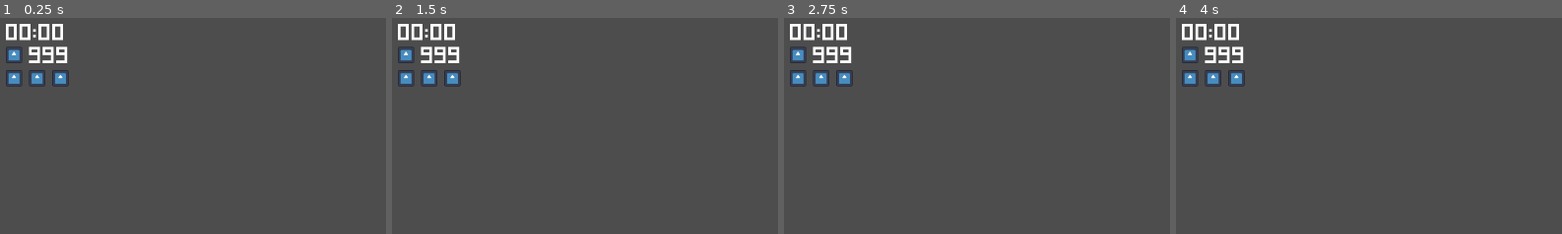
Above: before the commit, frames 1-4 (left to right).
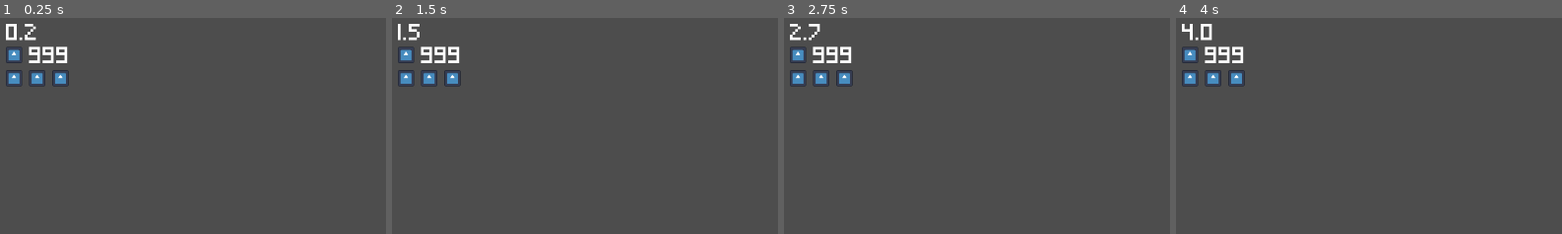
Above: after the commit, the same moments.

Repository: alifeee/loop
Game: Godot game, scene res://scenes/game_ui.tscn
Same seed, same stepped clock (60 frames per second), same inputs: the game is played once before the commit and once after it. This scene is started directly instead of the project's main scene. The engine's default icon, where the game draws it, is replaced by a stand-in: a white triangle on a blue panel in a dark square.
Inputs (mouse positions are % of the whole screen's width and height, from its top left):
- Up to frame 1 (0.25 s): no input
- Up to frame 2 (1.5 s): click "Upgrades (s)" at 0.5 s; click "Upgrades (s)" at 1.25 s
- Up to frame 3 (2.75 s): click "Upgrades (s)" at 2 s
- Up to frame 4 (4 s): tap Enter at 2.75 s; move the mouse to (72, 44) at 2.77 s; press the mouse at (72, 44) at 2.78 s; move the mouse to (30, 54) at 3.52 s; release the mouse at (30, 54) at 3.53 s; click (30, 54) at 3.6 s
The pictures show only the part of the screen within x 0-50%, y 0-50%; the shares and areas given below are measured in that part.

The runs differ from the first frame. In frame 1, 0.5% of the frame differs, in the area x 4-17%, y 2-11%; in frame 2, 0.6%; in frame 3, 0.6%; in frame 4, 0.7%, in the area x 1-17%, y 2-11%.
Error after the commit: Invalid assignment of property or key 'visible' with value of type 'bool' on a base object of type 'null instance'. (res://scripts/game_ui.gd:8)

Commit message:
feat: game ui script

Diff:
--- a/scenes/game_ui.tscn
+++ b/scenes/game_ui.tscn
@@ -1,6 +1,7 @@
-[gd_scene load_steps=4 format=3 uid="uid://bvthrn5164h04"]
+[gd_scene load_steps=5 format=3 uid="uid://by8cyvtvv8mie"]
 
 [ext_resource type="Texture2D" uid="uid://du56rrl4erik5" path="res://assets/Temp/Frame 27.png" id="1_u001w"]
+[ext_resource type="Script" uid="uid://ddjeaykm8tiuf" path="res://scripts/game_ui.gd" id="1_u2dgd"]
 [ext_resource type="FontFile" uid="uid://x8elntfmqlmu" path="res://assets/font/Pixeled.ttf" id="2_u2dgd"]
 [ext_resource type="Texture2D" uid="uid://wajv0p62nlg7" path="res://icon.svg" id="3_bt76a"]
 
@@ -11,6 +12,7 @@
 anchor_bottom = 1.0
 grow_horizontal = 2
 grow_vertical = 2
+script = ExtResource("1_u2dgd")
 
 [node name="Reference Image" type="TextureRect" parent="."]
 visible = false
@@ -24,7 +26,7 @@
 texture = ExtResource("1_u001w")
 expand_mode = 1
 
-[node name="Top Left UI" type="Panel" parent="."]
+[node name="TopLeftUI" type="Panel" parent="."]
 self_modulate = Color(1, 1, 1, 0)
 layout_mode = 1
 offset_left = 20.0
@@ -32,13 +34,13 @@
 offset_right = 20.0
 offset_bottom = 20.0
 
-[node name="Timer" type="Panel" parent="Top Left UI"]
+[node name="Timer" type="Panel" parent="TopLeftUI"]
 self_modulate = Color(1, 1, 1, 0)
 layout_mode = 1
 offset_right = 154.0
 offset_bottom = 24.0
 
-[node name="Text" type="Label" parent="Top Left UI/Timer"]
+[node name="Text" type="Label" parent="TopLeftUI/Timer"]
 layout_mode = 1
 offset_top = -20.0
 offset_right = 88.0
@@ -47,20 +49,21 @@
 theme_override_font_sizes/font_size = 20
 text = "00:00"
 
-[node name="Kill Counter" type="Panel" parent="Top Left UI"]
+[node name="KillCounter" type="Panel" parent="TopLeftUI"]
 self_modulate = Color(1, 1, 1, 0)
 layout_mode = 1
 offset_top = 34.0
 offset_right = 154.0
 offset_bottom = 58.0
 
-[node name="Timer" type="Panel" parent="Top Left UI/Kill Counter"]
-self_modulate = Color(1, 1, 1, 0)
+[node name="Timer" type="Panel" parent="TopLeftUI/KillCounter"]
+self_modulate = Color(1, 1, 1, 0)
+layout_mode = 0
 offset_left = 34.0
 offset_right = 34.0
 offset_bottom = 24.0
 
-[node name="Text" type="Label" parent="Top Left UI/Kill Counter/Timer"]
+[node name="Text" type="Label" parent="TopLeftUI/KillCounter/Timer"]
 layout_mode = 1
 offset_top = -20.0
 offset_right = 60.0
@@ -69,7 +72,7 @@
 theme_override_font_sizes/font_size = 20
 text = "999"
 
-[node name="Icon" type="TextureRect" parent="Top Left UI/Kill Counter"]
+[node name="Icon" type="TextureRect" parent="TopLeftUI/KillCounter"]
 layout_mode = 1
 anchors_preset = 4
 anchor_top = 0.5
@@ -81,14 +84,14 @@
 texture = ExtResource("3_bt76a")
 expand_mode = 1
 
-[node name="Health" type="Panel" parent="Top Left UI"]
+[node name="Health" type="Panel" parent="TopLeftUI"]
 self_modulate = Color(1, 1, 1, 0)
 layout_mode = 1
 offset_top = 68.0
 offset_right = 154.0
 offset_bottom = 92.0
 
-[node name="Icon" type="TextureRect" parent="Top Left UI/Health"]
+[node name="Icon" type="TextureRect" parent="TopLeftUI/Health"]
 layout_mode = 1
 anchors_preset = 4
 anchor_top = 0.5
@@ -100,7 +103,7 @@
 texture = ExtResource("3_bt76a")
 expand_mode = 1
 
-[node name="Icon2" type="TextureRect" parent="Top Left UI/Health"]
+[node name="Icon2" type="TextureRect" parent="TopLeftUI/Health"]
 layout_mode = 1
 anchors_preset = 4
 anchor_top = 0.5
@@ -113,7 +116,7 @@
 texture = ExtResource("3_bt76a")
 expand_mode = 1
 
-[node name="Icon3" type="TextureRect" parent="Top Left UI/Health"]
+[node name="Icon3" type="TextureRect" parent="TopLeftUI/Health"]
 layout_mode = 1
 anchors_preset = 4
 anchor_top = 0.5
--- /dev/null
+++ b/scripts/game_ui.gd
@@ -0,0 +1,27 @@
+extends Control
+
+var time_elapsed: float
+var errortween: Tween
+
+func _ready() -> void:
+	#start_time = Time.get_unix_time_from_system()
+	$EndLabel.visible = false
+	Globals.end_game.connect(func(): $EndLabel.visible = true)
+
+func _process(delta: float) -> void:
+
+	# time
+	if Globals.gamestate == Globals.GAMESTATES.PLAYING:
+		time_elapsed += delta
+	$TopLeftUI/Timer/Text.text = str(snapped(time_elapsed, 0.1))
+	$TopLeftUI/Timer.text = str(Globals.player_health)
+
+
+func display_error(errortext: String) -> void:
+	var errorlabel = $errors/Error
+	errorlabel.text = errortext
+	if errortween:
+		errortween.kill()
+	errortween = get_tree().create_tween()
+	errorlabel.modulate = Color("#f00")
+	errortween.tween_property(errorlabel, "modulate", Color("#fff"), 0.1)
Not shown: 1 places in scenes/globals.tscn that only renumber resources
Not shown, added: scripts/game_ui.gd.uid
